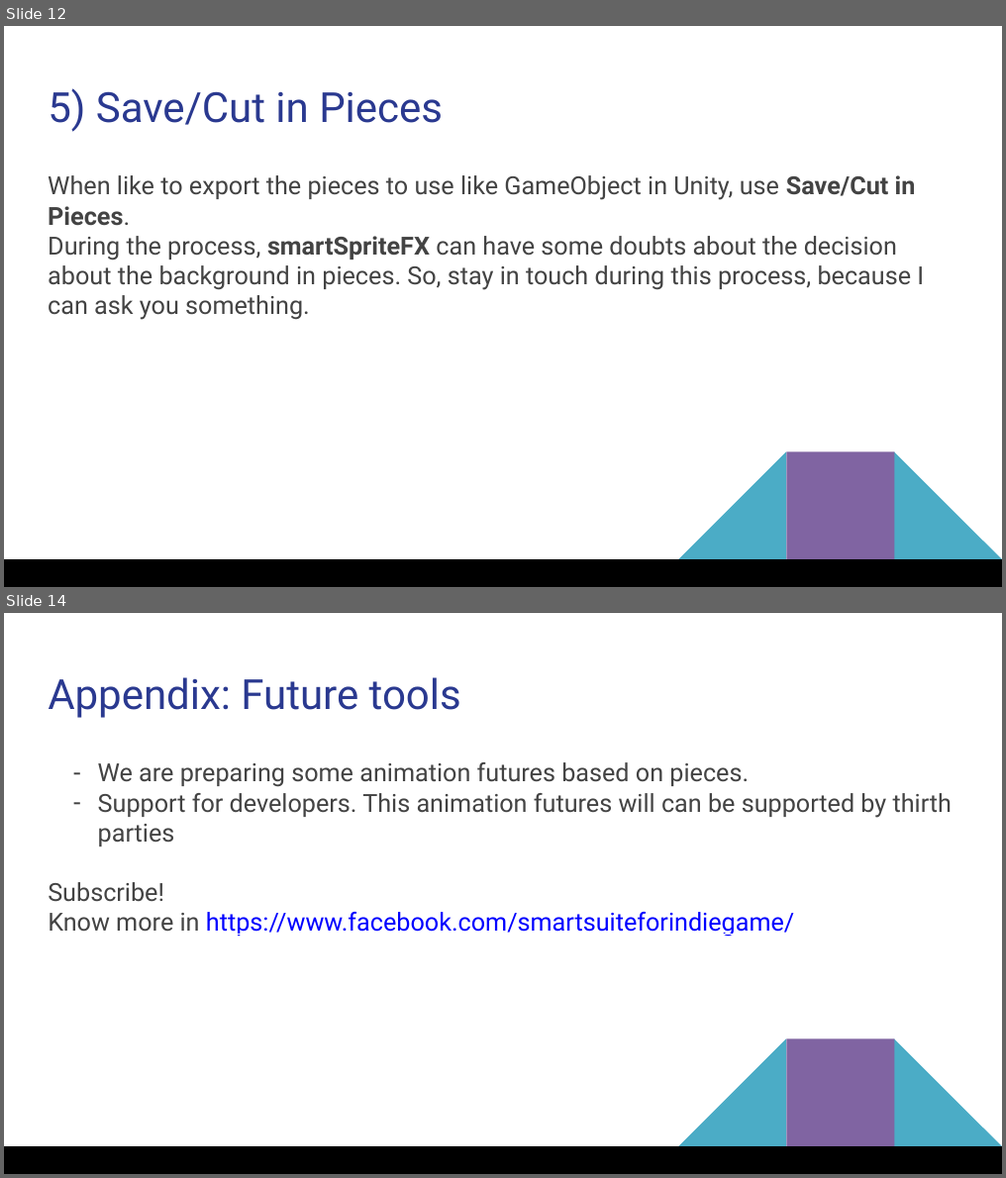
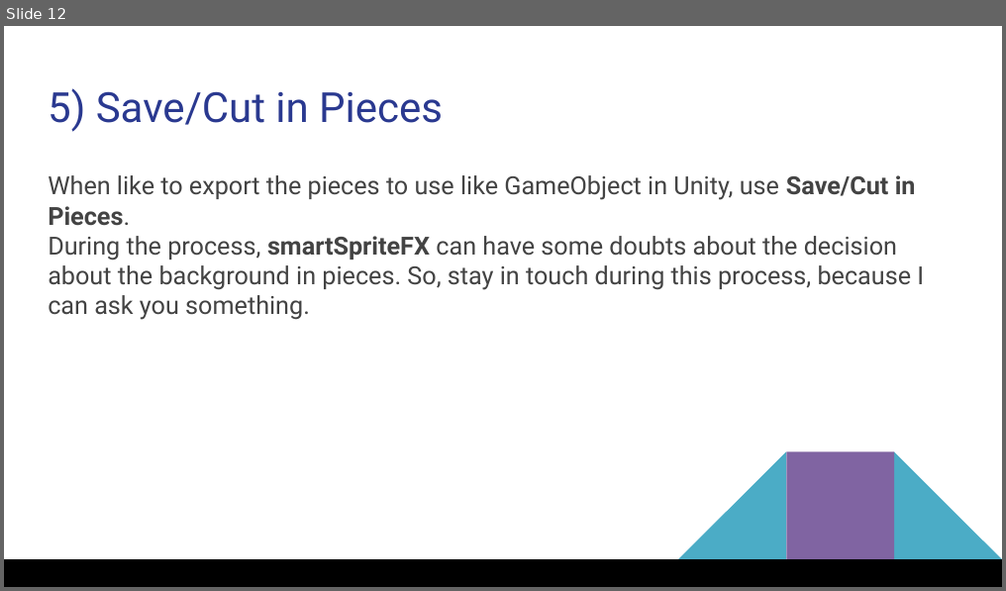
Before and after one commit to MGODOY-BR/smartSpriteFX, a slide deck: [doc]/Using smartSpriteFX.pptx. Shown one above the other, each under a label of ours: slides 12 and 14 before the commit, slide 12 after it; the slides between them are not shown. The pictures are 1006x1178 and 1006x591 pixels, drawn with LibreOffice and Linux fonts; fonts in the diff are those of the drawing. Boxes give left, top, right and bottom in pixels: in the first picture for what was removed or moved away, otherwise in the second. Text is boxed around its words. In the diff, an @@ line names an element or a change of style, - is before the commit and + after.

```diff
--- a/[doc]/Using smartSpriteFX.pptx
+++ b/[doc]/Using smartSpriteFX.pptx
@@ slide 14 removed at <box>4,613,1002,1174</box>, background #FFFFFF; not listed: 4 template elements that a slide beside it also shows @@
@@ text removed at <box>48,677,461,718</box> @@
-Appendix: Future tools
@@ text removed at <box>48,762,951,937</box> @@
-– We are preparing some animation futures based on pieces.
-– Support for developers. This animation futures will can be supported by thirth parties
-Subscribe!
-Know more in https://www.facebook.com/smartsuiteforindiegame/
```
Also in this commit, not shown: 4 slides changed, 1 slide added.
